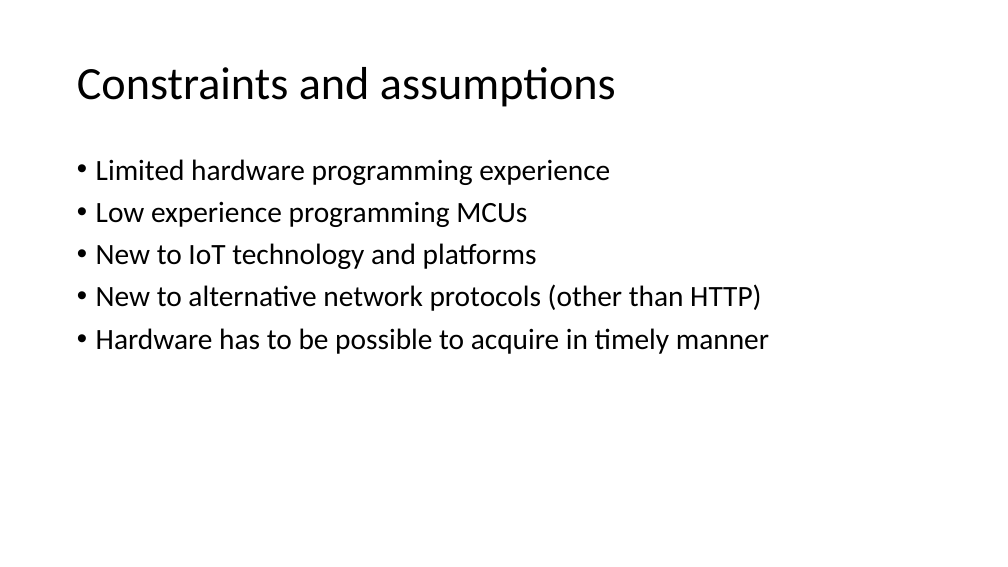
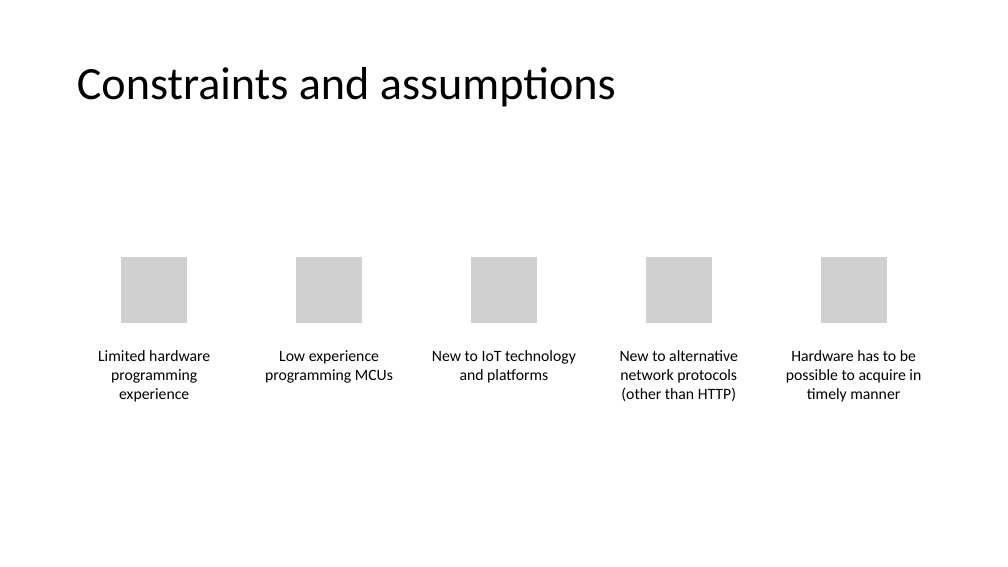
Before and after one commit to MiguelRocha2001/PS-Monitor-IoT-System, a slide deck: slide 13 of Presentation/Presentation.pptx. Drawn at 1008x567 pixels with LibreOffice and Linux fonts; fonts in the diff are those of the drawing; grey boxes stand for pictures. Boxes give left, top, right and bottom in pixels: in the first picture for what was removed or moved away, otherwise in the second. Text is boxed around its words. In the diff, an @@ line names an element or a change of style, - is before the commit and + after.

```diff
--- a/Presentation/Presentation.pptx
+++ b/Presentation/Presentation.pptx
@@ text removed at (96,159,769,354) @@
-• Limited hardware programming experience
-• Low experience programming MCUs
-• New to IoT technology and platforms
-• New to alternative network protocols (other than HTTP)
-• Hardware has to be possible to acquire in timely manner
@@ group added at (98,256,921,402): 5 pictures, 5 texts @@
+Limited hardware programming experience
+Low experience programming MCUs
+New to IoT technology and platforms
+New to alternative network protocols (other than HTTP)
+Hardware has to be possible to acquire in timely manner
```
Also in this commit, not shown: 14 other slides changed.
